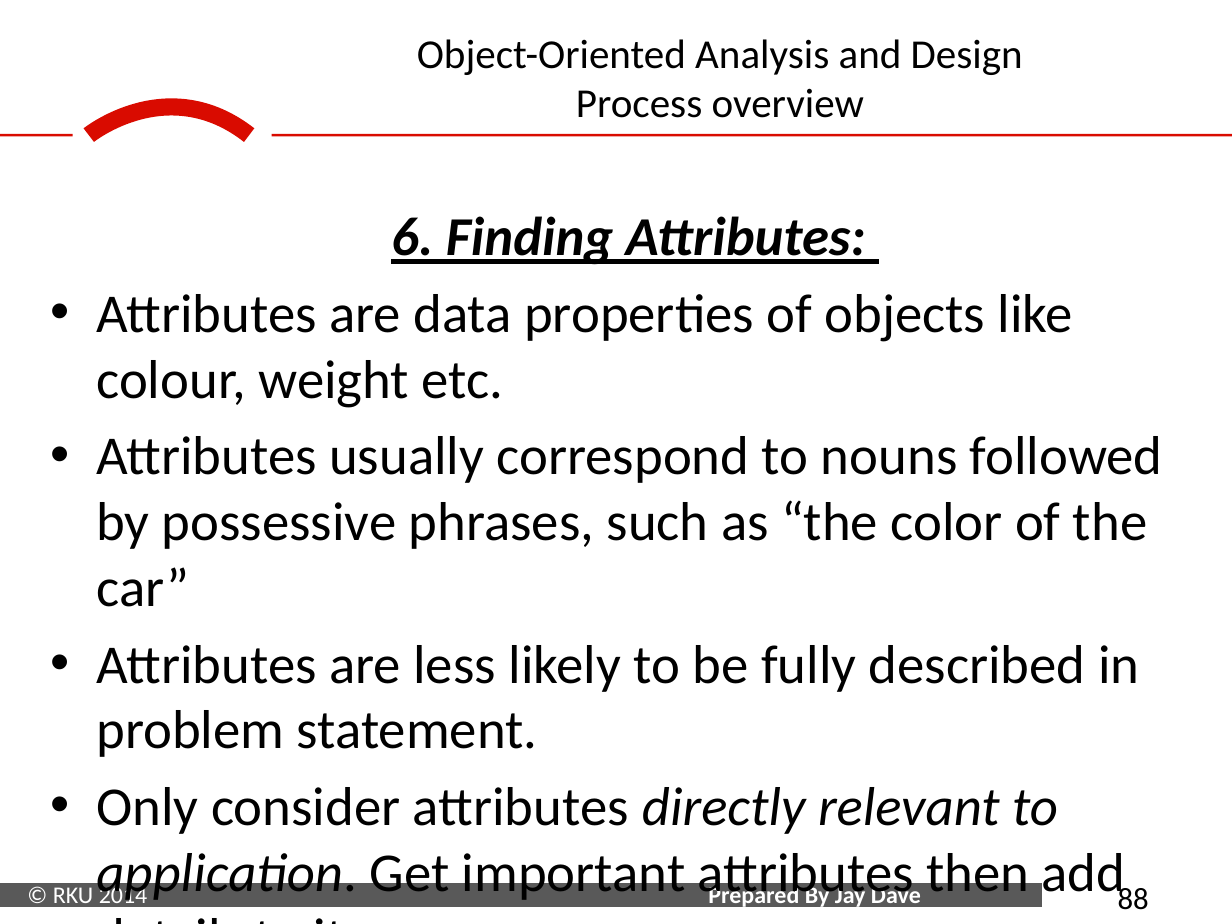
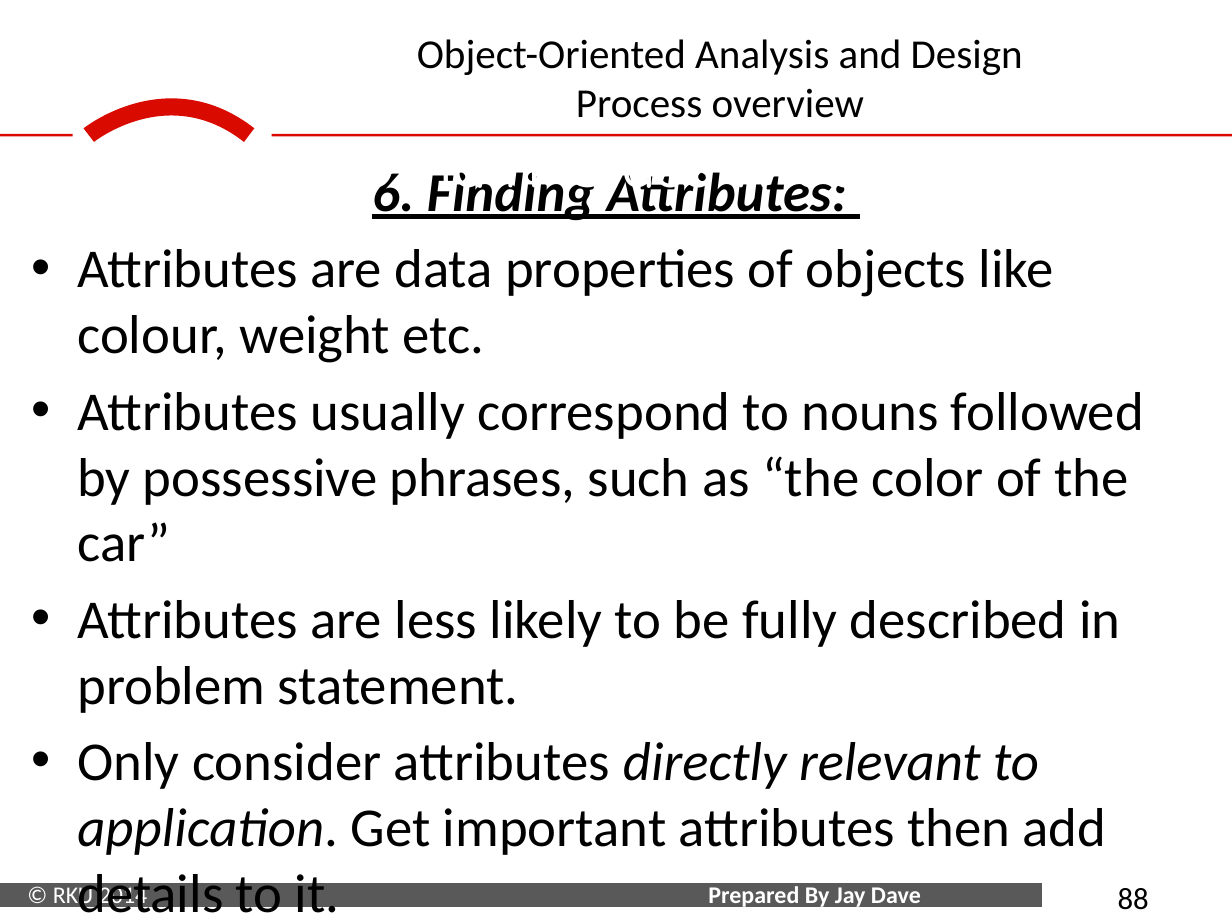
Before and after one commit to aamirdakhani/SEM-5, a slide deck: slide 88 of OOMD/Unit 5/Unit 4 & 5.pptx. Drawn at 1232x924 pixels with LibreOffice and Linux fonts; fonts in the diff are those of the drawing; background and template pictures are left out. Boxes give left, top, right and bottom in pixels: in the first picture for what was removed or moved away, otherwise in the second. Text is boxed around its words. In the diff, an @@ line names an element or a change of style, - is before the commit and + after.

```diff
--- a/OOMD/Unit 5/Unit 4 & 5.pptx
+++ b/OOMD/Unit 5/Unit 4 & 5.pptx
@@ text "6. Finding Attributes:" rewrapped from <box>96,216,1163,904</box> to <box>77,172,1144,913</box> @@
```
Also in this commit, not shown: 7 other slides changed, 4 other files.
